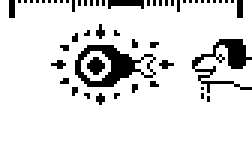
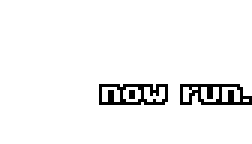
The second 252 x 144 image is a revision of the first. Changes to its layers:
hid "Pasted Layer #1", moved it above "GREAT!" over [9, 0, 243, 18]
added layer "now run." above "Layer #5" over [99, 84, 252, 105]
hid "Pasted Layer #3" over [189, 39, 252, 105]
hid "Layer copy" over [51, 24, 183, 105]
hid "Background" over [72, 39, 237, 105]
hid "Layer #1" over [9, 0, 252, 105]
